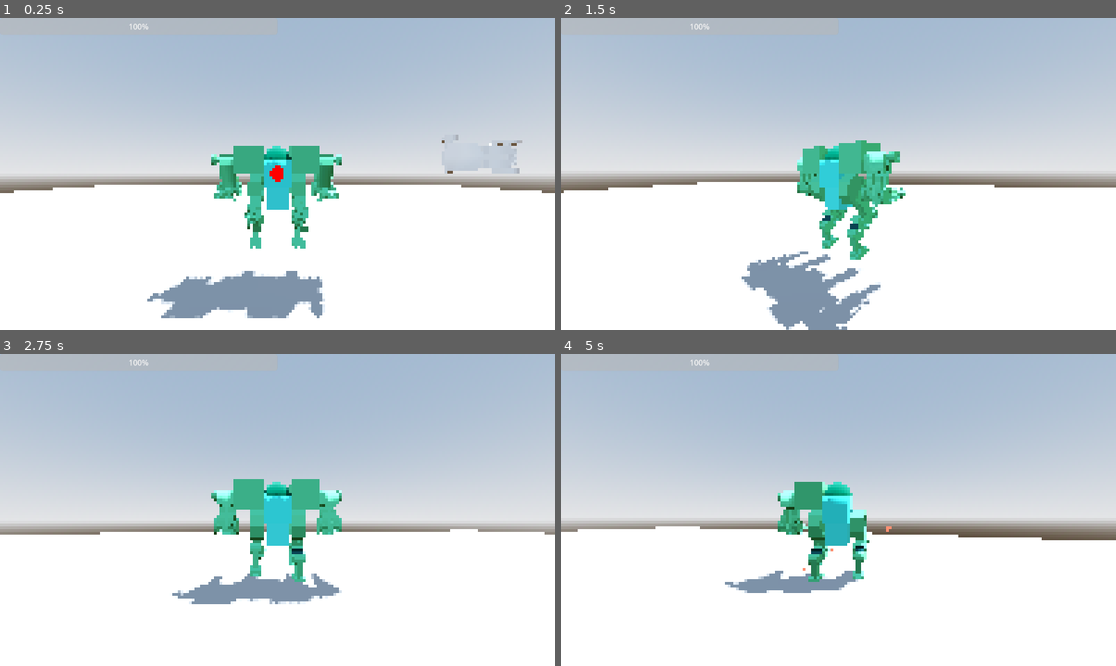
Above: before the commit, frames 1-4 (two rows, left to right).
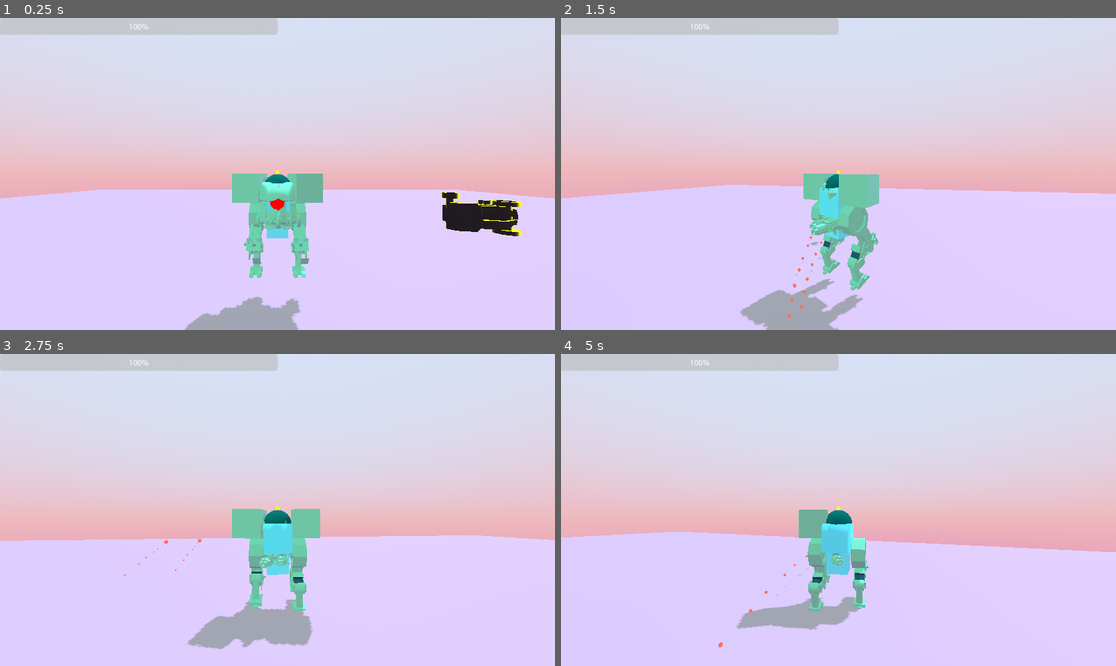
Above: after the commit, the same moments.

Repository: jalvarez2016/Bot-Heart-Prototype
Game: Godot game, scene res://PlayableScenes/PlayerPlayGround.tscn
The game is run twice, just before and just after one commit, with the same random seed, the same clock (stepped at 60 frames per second) and the same inputs.
Inputs (mouse positions are in pixels of both pictures, inside the frame that each line leads up to):
- Up to frame 1 (0.25 s): no input
- Up to frame 2 (1.5 s): move the mouse to (866, 174) at 0.52 s; hold W (forward) from 0.53 s (still down); click (866, 174) at 0.6 s; tap Space (jump) at 0.77 s; move the mouse to (810, 174) at 1.27 s; tap E (equip) at 1.35 s
- Up to frame 3 (2.75 s): keep holding W (forward); tap Space (jump) at 1.52 s; move the mouse to (288, 503) at 2.02 s; hold Shift (sprint) from 2.03 s (still down)
- Up to frame 4 (5 s): keep holding W (forward); move the mouse to (832, 516) at 2.77 s; release Shift (sprint) at 2.78 s; tap Q (unequip) at 2.85 s; tap Space (jump) at 3.02, 3.77, 4.52 s; move the mouse to (877, 513) at 3.52 s; click (877, 513) at 3.6 s; move the mouse to (794, 506) at 4.27 s; tap E (equip) at 4.35 s

The runs differ from the first frame. In frame 1, 91% of the frame differs, in the area x 0-100%, y 0-100%; in frame 2, 91%; in frame 3, 91%; in frame 4, 91%.

Commit message:
update arm rotation logic

Diff:
--- a/PlayableScenes/PlayerPlayGround.tscn
+++ b/PlayableScenes/PlayerPlayGround.tscn
@@ -5,8 +5,11 @@
 [ext_resource type="PackedScene" uid="uid://5fq63xnuu27o" path="res://Player/BaseParts/Drops/BaseArm.tscn" id="2_edu2i"]
 
 [sub_resource type="ProceduralSkyMaterial" id="ProceduralSkyMaterial_qcrmj"]
-sky_horizon_color = Color(0.662243, 0.671743, 0.686743, 1)
-ground_horizon_color = Color(0.662243, 0.671743, 0.686743, 1)
+sky_top_color = Color(0.718246, 0.781459, 0.918858, 1)
+sky_horizon_color = Color(0.862745, 0.584314, 0.6, 1)
+ground_bottom_color = Color(0.729052, 0.293703, 0.585547, 1)
+ground_horizon_color = Color(0.862817, 0.585078, 0.598401, 1)
+ground_curve = 0.251067
 
 [sub_resource type="Sky" id="Sky_edu2i"]
 sky_material = SubResource("ProceduralSkyMaterial_qcrmj")
@@ -24,11 +27,14 @@
 
 [node name="World" type="Node3D"]
 
-[node name="WorldEnvironment" type="WorldEnvironment" parent="."]
+[node name="Environment" type="Node3D" parent="."]
+
+[node name="WorldEnvironment" type="WorldEnvironment" parent="Environment"]
 environment = SubResource("Environment_c213v")
 
-[node name="DirectionalLight3D" type="DirectionalLight3D" parent="."]
+[node name="DirectionalLight3D" type="DirectionalLight3D" parent="Environment"]
 transform = Transform3D(-0.866025, -0.433013, 0.25, 0, 0.5, 0.866025, -0.5, 0.75, -0.433013, 0, 0, 0)
+light_color = Color(0.372549, 0.266667, 0.462745, 1)
 shadow_enabled = true
 
 [node name="Player" parent="." instance=ExtResource("1_qcrmj")]
--- a/Player/BaseParts/Attachments/BaseArm.tscn
+++ b/Player/BaseParts/Attachments/BaseArm.tscn
@@ -94,9 +94,6 @@
 [sub_resource type="StandardMaterial3D" id="StandardMaterial3D_ir5y2"]
 resource_local_to_scene = true
 next_pass = SubResource("ShaderMaterial_48cgj")
-
-[sub_resource type="BoxMesh" id="BoxMesh_djyqp"]
-size = Vector3(1, 6, 1)
 
 [node name="BaseArm" type="Node3D" node_paths=PackedStringArray("leftArmAnimator", "rightArmAnimator", "gunControllers", "leftArmMesh", "rightArmMesh")]
 script = ExtResource("1_7x5qj")
@@ -131,13 +128,14 @@
 meshRef = NodePath(".")
 legMain = NodePath("../../../../..")
 
-[node name="ShotOrigin" type="Node3D" parent="RightArm/Armature_002/Skeleton3D/Cube_009" index="1" node_paths=PackedStringArray("ArmController", "animator", "cooldown", "bulletSpawnPoint")]
+[node name="ShotOrigin" type="Node3D" parent="RightArm/Armature_002/Skeleton3D/Cube_009" index="1" node_paths=PackedStringArray("ArmController", "animator", "cooldown", "bulletSpawnPoint", "mainNode")]
 transform = Transform3D(2.65556, 0, 0, 0, 4.08739, 0, 0, 0, 3.07677, -0.0864043, 0.382917, -3.46638)
 script = ExtResource("2_ljtwe")
 ArmController = NodePath("../../../../..")
 animator = NodePath("../../../../AnimationPlayer")
 cooldown = NodePath("Timer")
 bulletSpawnPoint = NodePath("Marker3D")
+mainNode = NodePath("../../../../..")
 
 [node name="Timer" type="Timer" parent="RightArm/Armature_002/Skeleton3D/Cube_009/ShotOrigin"]
 wait_time = 0.5
@@ -169,16 +167,25 @@
 script = ExtResource("3_75bwf")
 weapon_controller = NodePath("Armature_001/Skeleton3D/Cube_006/ShotOrigin")
 
+[node name="Skeleton3D" parent="LeftArm/Armature_001" index="0"]
+bones/1/rotation = Quaternion(-0.42716, 0.563502, 0.563502, 0.42716)
+bones/2/rotation = Quaternion(8.88782e-08, 4.66764e-08, -0.787997, 0.61568)
+bones/3/rotation = Quaternion(-1.4853e-09, 7.02587e-10, -0.00417587, 0.999991)
+bones/7/position = Vector3(-1.60891, 2, -1.59789)
+bones/7/rotation = Quaternion(-0.689384, -0.15732, -0.15732, 0.689384)
+bones/8/position = Vector3(0.863258, 2, -0.992635)
+
 [node name="Cube_006" parent="LeftArm/Armature_001/Skeleton3D" index="0"]
-transform = Transform3D(9.72665e-08, 0.147822, -0.0915719, -0.251046, 4.2759e-08, -6.54231e-08, -5.64162e-08, 0.0689304, 0.196377, -0.693142, 2.05954, -2.42947)
-
-[node name="ShotOrigin" type="Node3D" parent="LeftArm/Armature_001/Skeleton3D/Cube_006" index="0" node_paths=PackedStringArray("ArmController", "animator", "cooldown", "bulletSpawnPoint")]
+transform = Transform3D(8.49182e-08, 0.163103, 0.000214757, -0.251046, 3.39513e-08, -1.59106e-09, -2.3309e-08, -0.000161654, 0.216677, -1.59678, 2.05953, -1.1951)
+
+[node name="ShotOrigin" type="Node3D" parent="LeftArm/Armature_001/Skeleton3D/Cube_006" index="0" node_paths=PackedStringArray("ArmController", "animator", "cooldown", "bulletSpawnPoint", "mainNode")]
 transform = Transform3D(2.65556, 0, 0, 0, 4.08739, 0, 0, 0, 3.07677, -0.0864043, 0.382917, -3.46638)
 script = ExtResource("2_ljtwe")
 ArmController = NodePath("../../../../..")
 animator = NodePath("../../../../AnimationPlayer")
 cooldown = NodePath("Timer")
 bulletSpawnPoint = NodePath("Marker3D")
+mainNode = NodePath("../../../../..")
 
 [node name="Timer" type="Timer" parent="LeftArm/Armature_001/Skeleton3D/Cube_006/ShotOrigin"]
 wait_time = 0.5
@@ -193,7 +200,7 @@
 legMain = NodePath("../../../../..")
 
 [node name="Cube_005" parent="LeftArm/Armature_001/Skeleton3D" index="1"]
-transform = Transform3D(1.02195e-07, -0.138804, -0.237435, -0.226713, -3.56116e-08, -1.81524e-07, -5.4235e-08, -0.0598105, 0.551022, -1.10935, 2.05177, -1.50253)
+transform = Transform3D(8.97205e-08, -0.151131, 0.00717471, -0.226713, -2.67813e-08, -6.7987e-09, -2.94296e-08, 0.00180732, 0.599957, -1.59383, 2.05177, -0.179036)
 
 [node name="Cube_005" parent="LeftArm/Armature_001/Skeleton3D/Cube_005" index="0" node_paths=PackedStringArray("meshRef", "legMain")]
 surface_material_override/0 = SubResource("StandardMaterial3D_igy47")
@@ -202,7 +209,7 @@
 legMain = NodePath("../../../../..")
 
 [node name="Cube" parent="LeftArm/Armature_001/Skeleton3D" index="2"]
-transform = Transform3D(-8.77007e-09, 0.407027, -0.234997, -0.375915, -1.96525e-08, -8.8709e-09, -1.60392e-08, 0.234997, 0.407027, -0.426083, 2.05177, -0.270956)
+transform = Transform3D(6.56459e-08, 0.439916, 0.165433, -0.375915, -2.92589e-08, 1.3184e-07, 9.71912e-08, -0.165433, 0.439916, -0.4798, 2.05177, 0.15734)
 
 [node name="Cube" parent="LeftArm/Armature_001/Skeleton3D/Cube" index="0" node_paths=PackedStringArray("meshRef", "legMain")]
 surface_material_override/0 = SubResource("StandardMaterial3D_ir5y2")
@@ -210,10 +217,6 @@
 meshRef = NodePath(".")
 legMain = NodePath("../../../../..")
 
-[node name="MeshInstance3D" type="MeshInstance3D" parent="."]
-visible = false
-mesh = SubResource("BoxMesh_djyqp")
-
 [connection signal="timeout" from="RightArm/Armature_002/Skeleton3D/Cube_009/ShotOrigin/Timer" to="RightArm/Armature_002/Skeleton3D/Cube_009/ShotOrigin" method="_on_timer_timeout"]
 [connection signal="timeout" from="LeftArm/Armature_001/Skeleton3D/Cube_006/ShotOrigin/Timer" to="LeftArm/Armature_001/Skeleton3D/Cube_006/ShotOrigin" method="_on_timer_timeout"]
 
--- a/Player/BaseParts/Attachments/base_arm.gd
+++ b/Player/BaseParts/Attachments/base_arm.gd
@@ -20,8 +20,20 @@
 }
 
 func _ready() -> void:
+	leftArmMesh.visible = false
+	rightArmMesh.visible = false
 	leftArmAnimator.play('Arm Idle')
 	rightArmAnimator.play('Arm Idle')
+
+
+func rotate_arm(rotation_amount: float) -> void:
+	if isLeftArm:
+		#if rotation_amount <= 1.5 && rotation_amount >= -1.5:
+		print(rotation_amount)
+		rotation.y = rotation_amount
+	else:
+		#if rotation_amount <= 1.5 && rotation_amount >= -1.5:
+		rotation.y = rotation_amount
 
 
 func set_arms() -> void:
--- a/Player/BaseParts/Attachments/gun.gd
+++ b/Player/BaseParts/Attachments/gun.gd
@@ -5,6 +5,7 @@
 @export var cooldown: Timer
 @export var bulletSpawnPoint: Marker3D
 @export var preloadedBullet: Resource = preload("res://Player/BaseParts/SFX/Bullet.tscn")
+@export var mainNode: Node3D
 var shooting: bool = false
 
 
@@ -24,8 +25,8 @@
 		bullet.global_position = bulletSpawnPoint.global_position
 #		TODO: change to be entity controllers
 		#var generalMesh = get_tree().root.get_child(0).get_node("Player").get_node("CharacterBody3D").mesh
-		var generalMesh =  ArmController.ownerMesh
-		bullet.rotation.y = generalMesh.global_rotation.y
+		var generalMesh =  mainNode
+		bullet.rotation.y =  - generalMesh.rotation.y
 
 		bullet.fire()
 		shooting = true
--- a/Player/BaseParts/Drops/BaseArm.tscn
+++ b/Player/BaseParts/Drops/BaseArm.tscn
@@ -1,7 +1,67 @@
-[gd_scene load_steps=5 format=3 uid="uid://5fq63xnuu27o"]
+[gd_scene load_steps=18 format=3 uid="uid://5fq63xnuu27o"]
 
 [ext_resource type="Script" uid="uid://dqp5puefmfdfj" path="res://Player/BaseParts/base_arm.gd" id="1_5aqte"]
 [ext_resource type="PackedScene" uid="uid://t4nrgxeayk7g" path="res://Player/BaseParts/Models/RightArm.glb" id="2_llvp5"]
+[ext_resource type="Shader" uid="uid://bg7b6p4b0x601" path="res://Player/BaseParts/Drops/drop.gdshader" id="3_pxrc2"]
+
+[sub_resource type="Gradient" id="Gradient_tjhs1"]
+offsets = PackedFloat32Array(0.561404)
+colors = PackedColorArray(0, 0, 0, 1)
+
+[sub_resource type="GradientTexture1D" id="GradientTexture1D_yp7cd"]
+gradient = SubResource("Gradient_tjhs1")
+
+[sub_resource type="ShaderMaterial" id="ShaderMaterial_hlcv5"]
+render_priority = 0
+shader = ExtResource("3_pxrc2")
+shader_parameter/highlight_color = Color(1, 1, 0, 1)
+shader_parameter/highlight_power = 3.0
+shader_parameter/highlight_intensity = 0.5
+shader_parameter/rim_power = 3.0
+shader_parameter/texture_albedo = SubResource("GradientTexture1D_yp7cd")
+
+[sub_resource type="StandardMaterial3D" id="StandardMaterial3D_v7hvk"]
+next_pass = SubResource("ShaderMaterial_hlcv5")
+
+[sub_resource type="Gradient" id="Gradient_pxrc2"]
+offsets = PackedFloat32Array(0)
+colors = PackedColorArray(0, 0, 0, 1)
+
+[sub_resource type="GradientTexture1D" id="GradientTexture1D_tjhs1"]
+gradient = SubResource("Gradient_pxrc2")
+
+[sub_resource type="ShaderMaterial" id="ShaderMaterial_1rcq4"]
+render_priority = 0
+shader = ExtResource("3_pxrc2")
+shader_parameter/highlight_color = Color(1, 1, 0, 1)
+shader_parameter/highlight_power = 3.0
+shader_parameter/highlight_intensity = 0.5
+shader_parameter/rim_power = 3.0
+shader_parameter/texture_albedo = SubResource("GradientTexture1D_tjhs1")
+
+[sub_resource type="StandardMaterial3D" id="StandardMaterial3D_54ckd"]
+next_pass = SubResource("ShaderMaterial_1rcq4")
+albedo_color = Color(0, 0, 0, 1)
+
+[sub_resource type="Gradient" id="Gradient_yp7cd"]
+offsets = PackedFloat32Array(0)
+colors = PackedColorArray(0, 0, 0, 1)
+
+[sub_resource type="GradientTexture1D" id="GradientTexture1D_hlcv5"]
+gradient = SubResource("Gradient_yp7cd")
+
+[sub_resource type="ShaderMaterial" id="ShaderMaterial_v7hvk"]
+render_priority = 0
+shader = ExtResource("3_pxrc2")
+shader_parameter/highlight_color = Color(1, 1, 0, 1)
+shader_parameter/highlight_power = 3.0
+shader_parameter/highlight_intensity = 1.0
+shader_parameter/rim_power = 3.0
+shader_parameter/texture_albedo = SubResource("GradientTexture1D_hlcv5")
+
+[sub_resource type="StandardMaterial3D" id="StandardMaterial3D_1rcq4"]
+next_pass = SubResource("ShaderMaterial_v7hvk")
+albedo_color = Color(0, 0, 0, 1)
 
 [sub_resource type="BoxShape3D" id="BoxShape3D_llvp5"]
 size = Vector3(2.146, 1.4549, 2.55034)
@@ -29,11 +89,20 @@
 [node name="Cube_009" parent="RigidBody3D/RightArm/Armature_002/Skeleton3D" index="0"]
 transform = Transform3D(3.24613e-08, 0.163103, 0.000505475, -0.251046, 2.21926e-08, -5.75615e-08, -8.32044e-08, -0.000380498, 0.216677, -1.59754, 2.05954, -1.19789)
 
+[node name="Cube_009" parent="RigidBody3D/RightArm/Armature_002/Skeleton3D/Cube_009" index="0"]
+surface_material_override/0 = SubResource("StandardMaterial3D_v7hvk")
+
 [node name="Cube_008" parent="RigidBody3D/RightArm/Armature_002/Skeleton3D" index="1"]
 transform = Transform3D(4.24664e-08, -0.151132, 0.00696117, -0.226713, -1.63057e-08, -1.62274e-07, -8.34735e-08, 0.00175353, 0.59996, -1.59439, 2.05177, -0.181838)
 
+[node name="Cube_008" parent="RigidBody3D/RightArm/Armature_002/Skeleton3D/Cube_008" index="0"]
+surface_material_override/0 = SubResource("StandardMaterial3D_54ckd")
+
 [node name="Cube_007" parent="RigidBody3D/RightArm/Armature_002/Skeleton3D" index="2"]
 transform = Transform3D(-8.74268e-09, 0.440212, 0.164644, -0.375915, -1.31471e-08, 6.21514e-09, 6.38998e-09, -0.164644, 0.440212, -0.480082, 2.05177, 0.156479)
+
+[node name="Cube_007" parent="RigidBody3D/RightArm/Armature_002/Skeleton3D/Cube_007" index="0"]
+surface_material_override/0 = SubResource("StandardMaterial3D_1rcq4")
 
 [node name="CollisionShape3D2" type="CollisionShape3D" parent="RigidBody3D"]
 transform = Transform3D(0.981376, 0, -0.192093, 0, 1, 0, 0.192093, 0, 0.981376, -0.0314324, 0.227448, 0.371205)
--- /dev/null
+++ b/Player/BaseParts/Drops/drop.gdshader
@@ -0,0 +1,19 @@
+shader_type spatial;
+
+uniform vec4 highlight_color : source_color = vec4(1.0, 1.0, 0.0, 1.0);
+uniform float highlight_power : hint_range(0.0, 10.0) = 3.0;
+uniform float highlight_intensity : hint_range(0.0, 1.0) = 0.0;
+uniform float rim_power : hint_range(1.0, 10.0) = 3.0;
+uniform sampler2D texture_albedo : source_color;
+
+void fragment() {
+    vec4 albedo_tex = texture(texture_albedo, UV);
+
+    float rim = 1.0 - dot(NORMAL, VIEW);
+    rim = pow(rim, rim_power);
+
+    vec4 final_color = albedo_tex;
+    final_color.rgb = mix(final_color.rgb, highlight_color.rgb, rim * highlight_intensity);
+
+    ALBEDO = final_color.rgb;
+    EMISSION = highlight_color.rgb * rim * highlight_intensity * highlight_power;}
--- a/Player/Entity/Player.tscn
+++ b/Player/Entity/Player.tscn
@@ -1,10 +1,11 @@
-[gd_scene load_steps=24 format=3 uid="uid://7mmvptvm8oaa"]
+[gd_scene load_steps=27 format=3 uid="uid://7mmvptvm8oaa"]
 
 [ext_resource type="Script" uid="uid://bifwf55i8nkye" path="res://Player/Entity/Camera.gd" id="1_f71a7"]
 [ext_resource type="Script" uid="uid://bng6h2rgf8swi" path="res://Player/Entity/player.gd" id="1_hdlnp"]
 [ext_resource type="Script" uid="uid://bds8xwudn2nns" path="res://Player/Entity/playerController.gd" id="1_mahfv"]
 [ext_resource type="Shader" uid="uid://deu4icylu3kyq" path="res://Player/Entity/Shaders/PixelEffect.gdshader" id="2_4msa4"]
 [ext_resource type="Script" uid="uid://blr8fm5ljldtk" path="res://Player/Entity/leg_controller.gd" id="5_stiq3"]
+[ext_resource type="Script" uid="uid://ceoklndsisatb" path="res://Player/Entity/Target.gd" id="5_vkxho"]
 [ext_resource type="Script" uid="uid://cp6rm5x1st4uk" path="res://Player/Entity/arm_controller.gd" id="6_82htd"]
 [ext_resource type="Script" uid="uid://c0d6lg8j3tay6" path="res://Player/Entity/equipPartsController.gd" id="7_jmv62"]
 [ext_resource type="Script" uid="uid://nffytd66dtd6" path="res://Player/Entity/removePartsController.gd" id="8_4mymh"]
@@ -51,6 +52,12 @@
 [sub_resource type="ShaderMaterial" id="ShaderMaterial_hdlnp"]
 render_priority = 0
 shader = ExtResource("2_4msa4")
+
+[sub_resource type="SphereMesh" id="SphereMesh_dd8ie"]
+
+[sub_resource type="StandardMaterial3D" id="StandardMaterial3D_vkxho"]
+shading_mode = 0
+albedo_color = Color(1, 1, 0, 1)
 
 [sub_resource type="RectangleShape2D" id="RectangleShape2D_82htd"]
 size = Vector2(575.75, 648)
@@ -115,6 +122,7 @@
 transform = Transform3D(1, 0, 0, 0, 1, 0, 0, 0, 1, -1.5, -1, 0)
 
 [node name="Head" type="Node3D" parent="CharacterBody3D"]
+transform = Transform3D(1, 0, 0, 0, 1, 0, 0, 0, 1, 0, 2, 0)
 
 [node name="SpringArm3D" type="SpringArm3D" parent="CharacterBody3D/Head"]
 spring_length = 15.0
@@ -127,8 +135,28 @@
 
 [node name="MeshInstance3D" type="MeshInstance3D" parent="CharacterBody3D/Head/SpringArm3D/Camera3D"]
 transform = Transform3D(1, 0, 0, 0, -4.37114e-08, -1, 0, 1, -4.37114e-08, 0, 0, -1)
+visible = false
 mesh = SubResource("PlaneMesh_mahfv")
 surface_material_override/0 = SubResource("ShaderMaterial_hdlnp")
+
+[node name="Node3D" type="Node3D" parent="CharacterBody3D/Head/SpringArm3D/Camera3D"]
+transform = Transform3D(1, 0, 0, 0, 1, 0, 0, 0, 1, 0, 0.5, -6)
+
+[node name="RayCast3D" type="RayCast3D" parent="CharacterBody3D/Head/SpringArm3D/Camera3D/Node3D" node_paths=PackedStringArray("target", "resetPosition")]
+target_position = Vector3(0, 0, -50)
+script = ExtResource("5_vkxho")
+target = NodePath("CurrentPosition")
+resetPosition = NodePath("ResetPosition")
+
+[node name="CurrentPosition" type="Marker3D" parent="CharacterBody3D/Head/SpringArm3D/Camera3D/Node3D/RayCast3D"]
+
+[node name="MeshInstance3D" type="MeshInstance3D" parent="CharacterBody3D/Head/SpringArm3D/Camera3D/Node3D/RayCast3D/CurrentPosition"]
+mesh = SubResource("SphereMesh_dd8ie")
+skeleton = NodePath("../..")
+surface_material_override/0 = SubResource("StandardMaterial3D_vkxho")
+
+[node name="ResetPosition" type="Marker3D" parent="CharacterBody3D/Head/SpringArm3D/Camera3D/Node3D/RayCast3D"]
+transform = Transform3D(1, 0, 0, 0, 1, 0, 0, 0, 1, 0, 0, -50)
 
 [node name="LegController" type="Node3D" parent="CharacterBody3D" node_paths=PackedStringArray("LeftLegAnchor", "RightLegAnchor", "timer")]
 script = ExtResource("5_stiq3")
@@ -140,13 +168,14 @@
 wait_time = 0.8
 one_shot = true
 
-[node name="ArmController" type="Node3D" parent="CharacterBody3D" node_paths=PackedStringArray("LeftArmAnchor", "RightArmAnchor", "addPartsUI", "removeParts", "mesh")]
+[node name="ArmController" type="Node3D" parent="CharacterBody3D" node_paths=PackedStringArray("LeftArmAnchor", "RightArmAnchor", "addPartsUI", "removeParts", "mesh", "weaponTarget")]
 script = ExtResource("6_82htd")
 LeftArmAnchor = NodePath("../MeshInstance3D/AnchorPoints/LeftArm")
 RightArmAnchor = NodePath("../MeshInstance3D/AnchorPoints/RightArm")
 addPartsUI = NodePath("EquipController")
 removeParts = NodePath("RemoveController")
 mesh = NodePath("../MeshInstance3D")
+weaponTarget = NodePath("../Head/SpringArm3D/Camera3D/Node3D/RayCast3D/CurrentPosition")
 
 [node name="Timer" type="Timer" parent="CharacterBody3D/ArmController"]
 wait_time = 0.2
--- /dev/null
+++ b/Player/Entity/Target.gd
@@ -0,0 +1,9 @@
+extends RayCast3D
+@export var target: Node3D
+@export var resetPosition: Node3D
+
+func _process(_delta: float) -> void:
+	if self.is_colliding():
+		target.global_position = self.get_collision_point()
+	elif target.global_position != resetPosition.global_position:
+		target.global_position = resetPosition.global_position
--- a/Player/Entity/arm_controller.gd
+++ b/Player/Entity/arm_controller.gd
@@ -5,6 +5,7 @@
 @export var addPartsUI: Container
 @export var removeParts: Container
 @export var mesh: MeshInstance3D
+@export var weaponTarget: Node3D
 
 var defaultArm := preload("res://Player/BaseParts/Attachments/BaseArm.tscn")
 var LeftArmAnimator: AnimationPlayer
@@ -22,9 +23,26 @@
 	addPartsUI.deactivate()
 	removeParts.deactivate()
 
-func _process(_delta: float) -> void:
+func _process(delta: float) -> void:
 	check_equip()
 	_check_unequip()
+	upate_arm_rotation(delta)
+
+
+#	Update Arm Rotation
+func upate_arm_rotation(delta) -> void:
+#	Determine rotation needed
+	var weaponTargetPosition: Vector2 = Vector2(weaponTarget.global_position.x, weaponTarget.global_position.z )
+	if leftArm:
+		var currentPos : Vector2 = Vector2(leftArm.global_position.x, leftArm.global_position.z)
+		var direction = - (currentPos - weaponTargetPosition)
+		var armAngle = lerp_angle(leftArm.rotation.y, atan2(direction.x, direction.y) , delta * 10)
+		leftArm.rotate_arm(armAngle)
+	if rightArm:
+		var currentPos : Vector2 = Vector2(rightArm.global_position.x, rightArm.global_position.z)
+		var direction = - (currentPos - weaponTargetPosition)
+		var armAngle = lerp_angle(rightArm.rotation.y, atan2(direction.x, direction.y) , delta * 10)
+		rightArm.rotate_arm(armAngle)
 
 #	Equip/Remove Logic
 func check_equip() -> void:
Not shown: 1 places in Player/BaseParts/Attachments/BaseArm.tscn that only renumber resources
Not shown, added: Player/BaseParts/Drops/drop.gdshader.uid
Not shown, added: Player/Entity/Target.gd.uid
